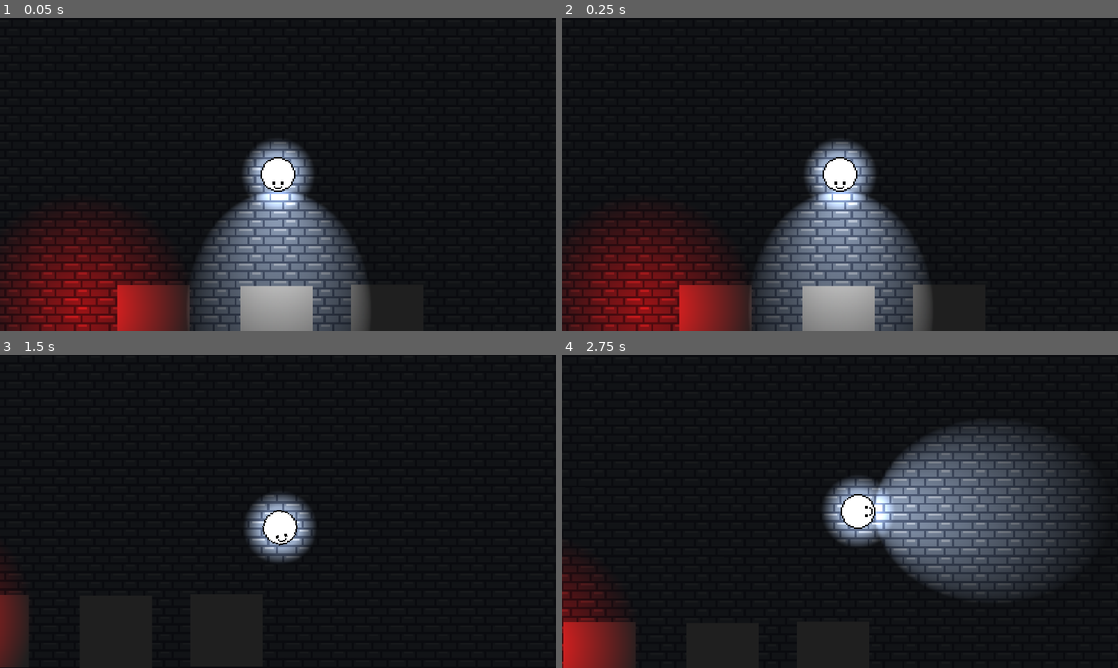
Above: before the commit, frames 1-4 (two rows, left to right).
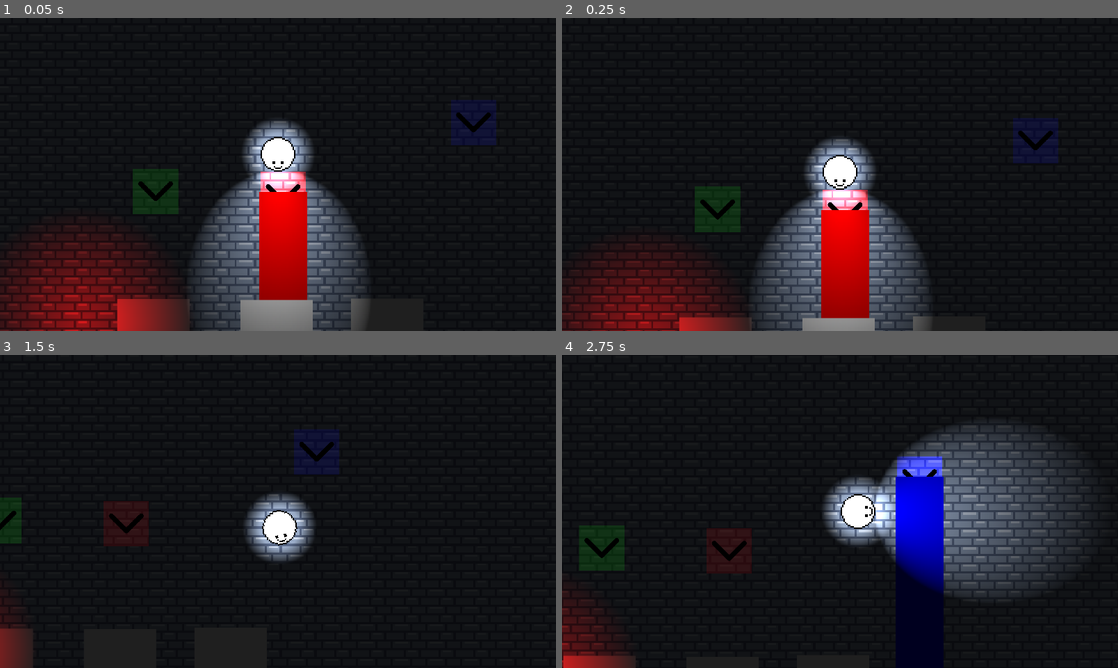
Above: after the commit, the same moments.

Repository: ToumaKamijou/Game-Making-A3
Game: Godot game, scene res://scenes/2D/levels/test_level.tscn
Two runs of this game, one before a commit and one after it. Both use one fixed random seed, a clock stepped at 60 frames per second and the inputs below.
Inputs:
- Up to frame 1 (0.05 s): no input
- Up to frame 2 (0.25 s): no input
- Up to frame 3 (1.5 s): tap Enter at 0.5 s; hold D (move_right) 0.53-1.28 s; hold Space (change_flash_color) 0.53-1.28 s; hold S (move_down) from 1.28 s (still down); tap F (show_flashlight) at 1.35 s
- Up to frame 4 (2.75 s): release S (move_down) at 2.03 s; hold D (move_right) from 2.03 s (still down); tap R at 2.1 s

The runs differ from the first frame. In frame 1, 15% of the frame differs, in the area x 0-90%, y 26-100%; in frame 2, 16%, in the area x 0-90%, y 32-100%; in frame 3, 3.7%; in frame 4, 10%.

Commit message:
laser beam emitting from cubes with their colors

Diff:
--- /dev/null
+++ b/a-3-game/scenes/2D/gameplay/laser.tscn
@@ -0,0 +1,15 @@
+[gd_scene load_steps=2 format=3 uid="uid://depk3jtuyivvh"]
+
+[ext_resource type="Script" uid="uid://dx8tnk84rqcg8" path="res://scripts/2D/gameplay/laser.gd" id="1_2twl1"]
+
+[node name="Laser" type="Node2D"]
+script = ExtResource("1_2twl1")
+
+[node name="Line2D" type="Line2D" parent="."]
+z_index = 10
+points = PackedVector2Array(0, -1, 0, 42)
+width = 20.97
+default_color = Color(0.8534464, 0.0005975914, 0.85694593, 1)
+
+[node name="RayCast2D" type="RayCast2D" parent="."]
+target_position = Vector2(0, 108)
--- /dev/null
+++ b/a-3-game/scenes/2D/gameplay/light_square.tscn
@@ -0,0 +1,32 @@
+[gd_scene load_steps=6 format=3 uid="uid://bshtrwutu635t"]
+
+[ext_resource type="Script" uid="uid://c00fmu5gm0cgi" path="res://scripts/2D/gameplay/light_square.gd" id="1_w0qqi"]
+[ext_resource type="Texture2D" uid="uid://bnuvescriai02" path="res://assets/2D/sprites/arrow.png" id="2_ygl27"]
+
+[sub_resource type="RectangleShape2D" id="RectangleShape2D_kwod3"]
+
+[sub_resource type="CanvasItemMaterial" id="CanvasItemMaterial_ygl27"]
+blend_mode = 1
+
+[sub_resource type="QuadMesh" id="QuadMesh_ygl27"]
+size = Vector2(20, 20)
+
+[node name="LightSquare" type="StaticBody2D"]
+scale = Vector2(3.13, 3.13)
+disable_mode = 2
+script = ExtResource("1_w0qqi")
+
+[node name="CollisionShape2D" type="CollisionShape2D" parent="."]
+shape = SubResource("RectangleShape2D_kwod3")
+
+[node name="Mesh2D" type="MeshInstance2D" parent="."]
+material = SubResource("CanvasItemMaterial_ygl27")
+mesh = SubResource("QuadMesh_ygl27")
+
+[node name="Node2D" type="Node2D" parent="."]
+
+[node name="Sprite2D" type="Sprite2D" parent="Node2D"]
+scale = Vector2(0.03, 0.03)
+texture = ExtResource("2_ygl27")
+
+[node name="LaserOrigin" type="Node2D" parent="."]
--- a/a-3-game/scenes/2D/levels/test_level.tscn
+++ b/a-3-game/scenes/2D/levels/test_level.tscn
@@ -6,6 +6,7 @@
 [ext_resource type="PackedScene" uid="uid://d0jhjdqfm8j12" path="res://scenes/2D/gameplay/flashable_wall.tscn" id="2_1wh7b"]
 [ext_resource type="Script" uid="uid://c8pjnmrby13h4" path="res://scripts/2D/environment/fog.gd" id="3_l8slq"]
 [ext_resource type="PackedScene" uid="uid://dvarbtspidjhf" path="res://scenes/2D/test/static_light.tscn" id="6_dxe1e"]
+[ext_resource type="PackedScene" uid="uid://bshtrwutu635t" path="res://scenes/2D/gameplay/light_square.tscn" id="7_3g276"]
 
 [sub_resource type="TileSetAtlasSource" id="TileSetAtlasSource_kpcvt"]
 texture = ExtResource("1_ffd7h")
@@ -57,15 +58,15 @@
 
 [node name="ColorTesting" type="Node2D" parent="SubViewportContainer/SubViewport"]
 
-[node name="red" parent="SubViewportContainer/SubViewport/ColorTesting" groups=["Red"] instance=ExtResource("2_1wh7b")]
+[node name="red" parent="SubViewportContainer/SubViewport/ColorTesting" groups=["Red", "Wall"] instance=ExtResource("2_1wh7b")]
 position = Vector2(958, 744)
 _color_type = 1
 
-[node name="blue" parent="SubViewportContainer/SubViewport/ColorTesting" groups=["Blue"] instance=ExtResource("2_1wh7b")]
+[node name="blue" parent="SubViewportContainer/SubViewport/ColorTesting" groups=["Blue", "Wall"] instance=ExtResource("2_1wh7b")]
 position = Vector2(1111, 742)
 _color_type = 3
 
-[node name="green" parent="SubViewportContainer/SubViewport/ColorTesting" groups=["Green"] instance=ExtResource("2_1wh7b")]
+[node name="green" parent="SubViewportContainer/SubViewport/ColorTesting" groups=["Green", "Wall"] instance=ExtResource("2_1wh7b")]
 position = Vector2(788, 743)
 _color_type = 2
 
@@ -74,6 +75,20 @@
 scale = Vector2(5, 5)
 _light_color = 1
 _size = 5.0
+
+[node name="Laserblocks" type="Node2D" parent="SubViewportContainer/SubViewport"]
+
+[node name="LightSquare" parent="SubViewportContainer/SubViewport/Laserblocks" groups=["Prisma"] instance=ExtResource("7_3g276")]
+position = Vector2(967, 548)
+_color_type = 1
+
+[node name="LightSquare2" parent="SubViewportContainer/SubViewport/Laserblocks" groups=["Prisma"] instance=ExtResource("7_3g276")]
+position = Vector2(791.00006, 544)
+_color_type = 2
+
+[node name="LightSquare3" parent="SubViewportContainer/SubViewport/Laserblocks" groups=["Prisma"] instance=ExtResource("7_3g276")]
+position = Vector2(1229.9999, 448.99997)
+_color_type = 3
 
 [node name="Display" type="Control" parent="."]
 layout_mode = 3
--- /dev/null
+++ b/a-3-game/scripts/2D/gameplay/laser.gd
@@ -0,0 +1,26 @@
+extends Node2D
+
+@onready var raycast: RayCast2D = $RayCast2D
+@onready var line: Line2D = $Line2D
+
+# This function will be called by the prisma to set the laser's color
+func set_laser_color(color: Color) -> void:
+	line.default_color = color
+
+func _physics_process(delta: float) -> void:
+	# Force the raycast to check for collisions in the current frame
+	raycast.force_raycast_update()
+
+	var cast_point: Vector2
+
+	# If the raycast is hitting an object
+	if raycast.is_colliding():
+		# The end of the line is the point of collision
+		# We use to_local to convert the global collision point to the Line2D's local space
+		cast_point = to_local(raycast.get_collision_point())
+	else:
+		# If it's not hitting anything, the end of the line is the end of the raycast
+		cast_point = raycast.target_position
+
+	# Update the second point of the Line2D to draw the beam to the correct length
+	line.set_point_position(1, cast_point)
--- /dev/null
+++ b/a-3-game/scripts/2D/gameplay/light_square.gd
@@ -0,0 +1,68 @@
+extends StaticBody2D
+
+const LASER_SCENE = preload("res://scenes/2D/gameplay/laser.tscn")
+enum BlockColor { RED, GREEN, BLUE }
+
+@onready var laser_origin: Node2D = $LaserOrigin
+@onready var mesh: MeshInstance2D = $Mesh2D
+
+@export var _color_type: Global.LIGHT_COLOR = Global.LIGHT_COLOR.WHITE:
+	set(value):
+		_color_type = value
+		if not Engine.is_editor_hint():
+			var previous_group := get_groups()
+			for i in previous_group:
+				remove_from_group(i)
+			var new_group := Global.change_color_group(value)
+			if new_group != "":
+				add_to_group(new_group)
+
+# Keep a reference to the laser so we can destroy it later
+var _laser_instance: Node2D = null
+
+# Using your Global script's color enum is more consistent
+const COLOR_MAP = {
+	Global.LIGHT_COLOR.RED: Color.RED,
+	Global.LIGHT_COLOR.GREEN: Color.GREEN,
+	Global.LIGHT_COLOR.BLUE: Color.BLUE,
+}
+
+func _ready():
+	# Make sure the color is set visually when the game starts
+	if COLOR_MAP.has(_color_type):
+		mesh.modulate = COLOR_MAP[_color_type]
+
+var lit = false:
+	set(value):
+		# If the light is shining on the prisma
+		if value:
+			print("Activating Laser")
+			# And if a laser doesn't already exist, create one
+			if not is_instance_valid(_laser_instance):
+				# --- THIS IS THE CORRECTED ORDER ---
+
+				# 1. Create the instance in memory
+				_laser_instance = LASER_SCENE.instantiate()
+
+				# 2. Add it to the scene tree. THIS IS THE KEY STEP.
+				#    This triggers the laser's _ready() and sets its @onready vars.
+				add_child(_laser_instance)
+
+				# 3. NOW that it's in the tree, it's safe to position it and call its functions.
+				_laser_instance.global_position = laser_origin.global_position
+				_laser_instance.global_rotation = laser_origin.global_rotation
+
+				# Set the laser's color to be the same as the prisma's color
+				var prisma_color = COLOR_MAP.get(_color_type, Color.WHITE) # Use .get() for safety
+				_laser_instance.set_laser_color(prisma_color)
+
+		# If the light is NOT shining on the prisma
+		else:
+			print("Deactivating Laser")
+			# And a laser currently exists, destroy it
+			if is_instance_valid(_laser_instance):
+				_laser_instance.queue_free()
+				_laser_instance = null
+
+func change_lit_status(new_status: bool) -> void:
+	lit = new_status
--- a/a-3-game/scripts/2D/player/player.gd
+++ b/a-3-game/scripts/2D/player/player.gd
@@ -55,12 +55,20 @@
 			if collided == null:
 				continue
 
+			# --- NEW LOGIC FOR PRISMA GLASS ---
+			# Check if the object is a prisma AND the flashlight is white
+			if collided.is_in_group("Prisma") and flash_color == 0:
+				print("test")
+				collided.change_lit_status(true)
+				current_collisions.append(collided)
+				continue # Skip to the next object, we're done with this one
+
 			var color_match := false
-			if collided.is_in_group("Red") and flash_color == 1:
+			if collided.is_in_group("Red") and collided.is_in_group("Wall") and flash_color == 1:
 				color_match = true
-			if collided.is_in_group("Green") and flash_color == 2:
+			if collided.is_in_group("Green") and collided.is_in_group("Wall") and flash_color == 2:
 				color_match = true
-			if collided.is_in_group("Blue") and flash_color == 3:
+			if collided.is_in_group("Blue") and collided.is_in_group("Wall") and flash_color == 3:
 				color_match = true
 
 			if color_match:
Binary file added: a-3-game/assets/2D/sprites/arrow.png
Not shown, added: a-3-game/assets/2D/sprites/arrow.png.import
Not shown: 1 places in a-3-game/scenes/2D/levels/test_level.tscn that only renumber resources
Not shown, added: a-3-game/scripts/2D/gameplay/laser.gd.uid
Not shown, added: a-3-game/scripts/2D/gameplay/light_square.gd.uid
